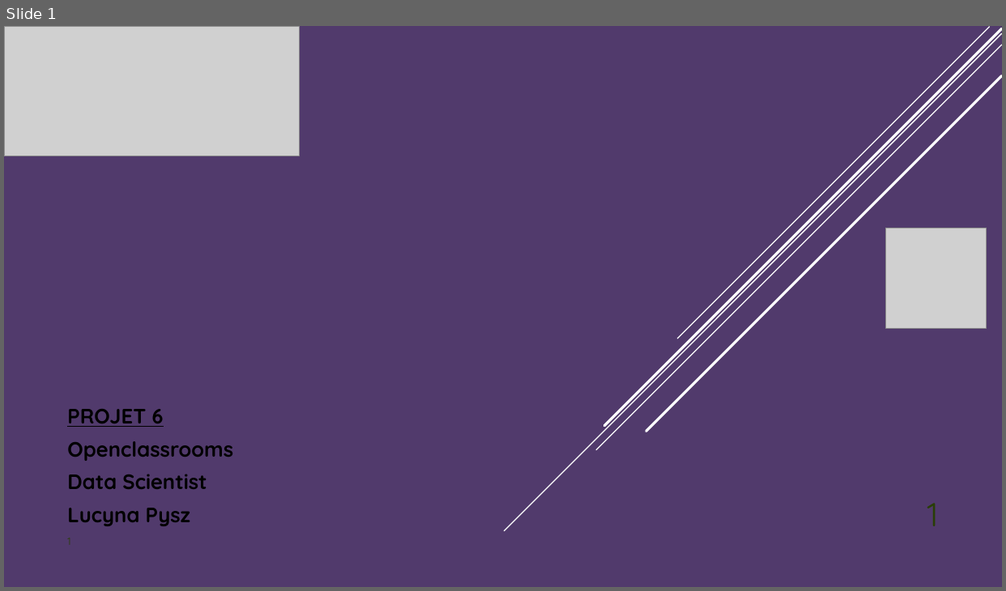
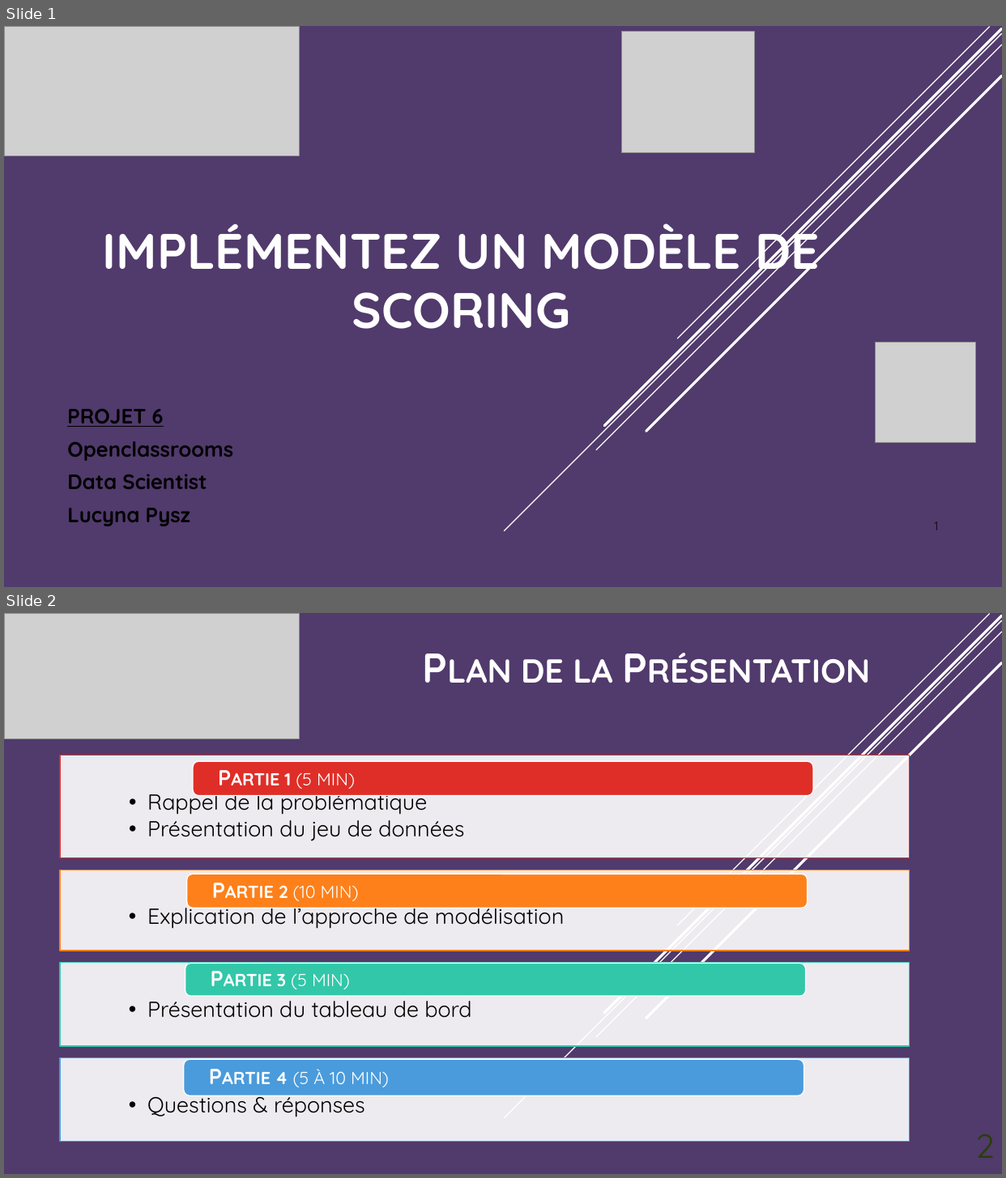
Before and after one commit to StudentLucyna/Projet7, a slide deck: Projet7_Pysz_Presentation.pptx. Shown one above the other, each under a label of ours: slide 1 before the commit, slides 1 and 2 after it. The pictures are 1006x591 and 1006x1178 pixels, drawn with LibreOffice and Linux fonts; fonts in the diff are those of the drawing; grey boxes stand for pictures. Boxes give left, top, right and bottom in pixels: in the first picture for what was removed or moved away, otherwise in the second. Text is boxed around its words. In the diff, an @@ line names an element or a change of style, - is before the commit and + after.

```diff
--- a/Projet7_Pysz_Presentation.pptx
+++ b/Projet7_Pysz_Presentation.pptx
@@ slide 2 added at (4, 613, 1002, 1174), background gradient #513A6C to #4C7800; not listed: 5 template elements that a slide beside it also shows @@
@@ picture added at (4, 613, 299, 739) @@
@@ title added at (147, 659, 612, 837), 40 pt, text #FFFFFF, bold, small capitals @@
+Plan de la Présentation
@@ rectangle added at (60, 756, 909, 858), fill #FFFFFF at 90% opacity, outline #DF2E28 1 pt @@
@@ rounded rectangle added at (193, 761, 813, 796), fill #DF2E28, outline #FFFFFF 1 pt @@
@@ text added at (284, 773, 355, 789), 21 pt, text #FFFFFF, bold, small capitals @@
+Partie 1 (5 min)
@@ text added at (147, 787, 464, 841), 21 pt, text #000000 @@
+  • Rappel de la problématique
+  • Présentation du jeu de données
@@ rectangle added at (60, 870, 910, 951), fill #FFFFFF at 90% opacity, outline #FE801A 1 pt @@
@@ rounded rectangle added at (187, 875, 808, 908), fill #FE801A, outline #FFFFFF 1 pt @@
@@ text added at (147, 902, 564, 929), 21 pt, text #000000 @@
+  • Explication de l’approche de modélisation
@@ text added at (279, 885, 359, 901), 21 pt, text #FFFFFF, bold, small capitals @@
+Partie 2 (10 min)
@@ rectangle added at (60, 963, 910, 1046), fill #FFFFFF at 90% opacity, outline #32C7A9 1 pt @@
@@ rounded rectangle added at (185, 964, 806, 996), fill #32C7A9, outline #FFFFFF 1 pt @@
@@ text added at (277, 974, 350, 990), 21 pt, text #FFFFFF, bold, small capitals @@
+Partie 3 (5 min)
@@ text added at (147, 995, 471, 1018), 21 pt, text #000000 @@
+  • Présentation du tableau de bord
@@ rectangle added at (60, 1059, 910, 1142), fill #FFFFFF at 90% opacity, outline #4A9BDC 1 pt @@
@@ rounded rectangle added at (184, 1060, 804, 1097), fill #4A9BDC, outline #FFFFFF 1 pt @@
@@ text added at (275, 1069, 389, 1088), 21 pt, text #FFFFFF, small capitals @@
+Partie 4 (5 à 10 min)
@@ text added at (147, 1090, 365, 1118), 21 pt, text #000000 @@
+  • Questions & réponses
@@ slide 1 changed as well @@
@@ picture added at (622, 31, 755, 152) @@
@@ title added at (103, 217, 819, 329), 48 pt, text #FFFFFF, bold @@
+IMPLÉMENTEZ UN MODÈLE DE SCORING
@@ picture: place and size @@
-picture at (886, 228, 987, 328)
+picture at (876, 343, 976, 443)
@@ page number added at (934, 522, 938, 531), 12 pt, text #0D0D0D @@
+1
```
Also in this commit, not shown: 18 other slides added, 4 slides removed, 1 other file.
